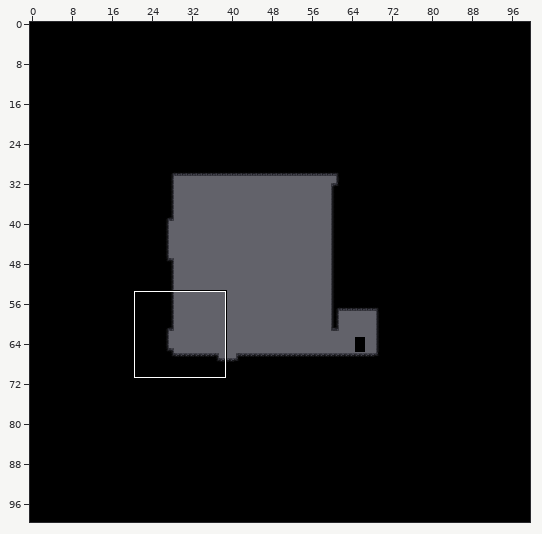
A Tiled map gets an edit: assets/tiledmaps/hub.tmx. Above: a wide view before the commit, with the close-up outlined.
Close-up. First the earlier version:
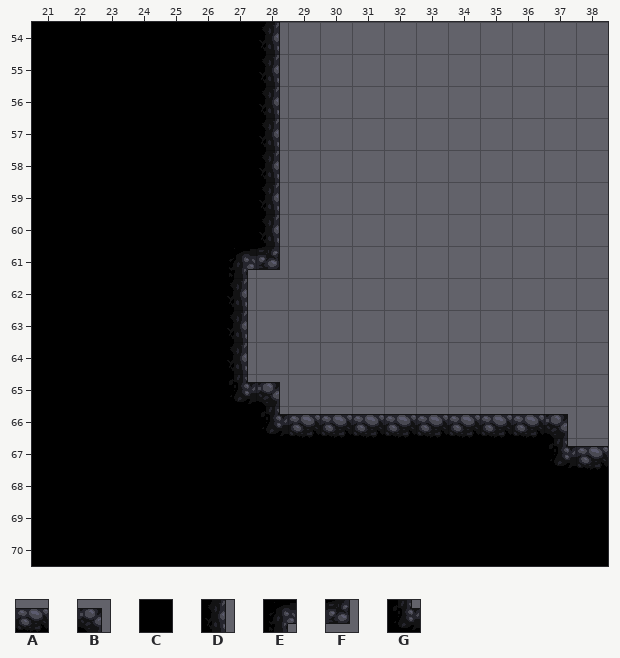
Cells are 32x32 px. Shown: x 21..38, y 54..70. The commit also changed other parts of the map, which this record leaves out.
Key: from "cave-tiles": A 1, B 2, C 17, D 18, E 19, F 34, G 35.
_ is an empty cell.
Layer "Terrain" before, first column x 21:
54 CCCCCCCD__________
55 CCCCCCCD__________
56 CCCCCCCD__________
57 CCCCCCCD__________
58 CCCCCCCD__________
59 CCCCCCCD__________
60 CCCCCCCD__________
61 CCCCCCEF__________
62 CCCCCCD___________
63 CCCCCCD___________
64 CCCCCCD___________
65 CCCCCCGB__________
66 CCCCCCCGAAAAAAAAB_
67 CCCCCCCCCCCCCCCCGA
68 CCCCCCCCCCCCCCCCCC
69 CCCCCCCCCCCCCCCCCC
70 CCCCCCCCCCCCCCCCCC
The same view after the edit:
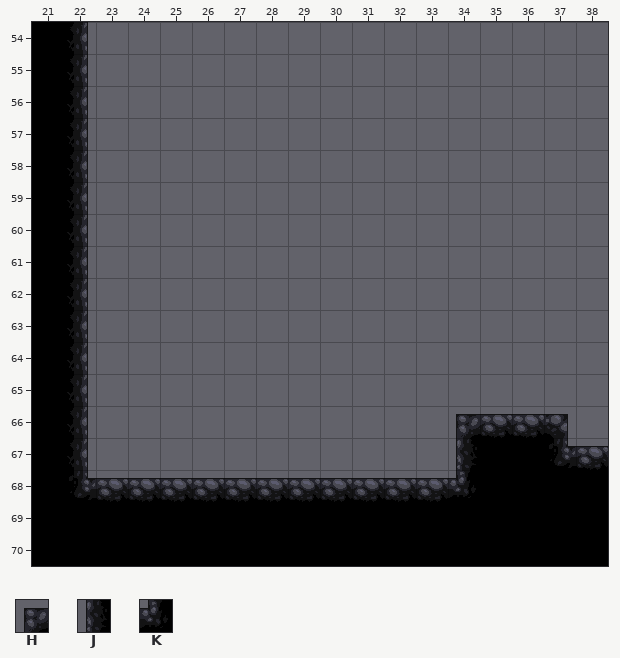
Further tiles: from "cave-tiles": H 0, J 16, K 36.
Diff:
{"where": "layer \"Terrain\""}
{"y":54,"x":22,"old":"CCCCCCD","new":"D______"}
{"y":55,"x":22,"old":"CCCCCCD","new":"D______"}
{"y":56,"x":22,"old":"CCCCCCD","new":"D______"}
{"y":57,"x":22,"old":"CCCCCCD","new":"D______"}
{"y":58,"x":22,"old":"CCCCCCD","new":"D______"}
{"y":59,"x":22,"old":"CCCCCCD","new":"D______"}
{"y":60,"x":22,"old":"CCCCCCD","new":"D______"}
{"y":61,"x":22,"old":"CCCCCEF","new":"D______"}
{"y":62,"x":22,"old":"CCCCCD","new":"D_____"}
{"y":63,"x":22,"old":"CCCCCD","new":"D_____"}
{"y":64,"x":22,"old":"CCCCCD","new":"D_____"}
{"y":65,"x":22,"old":"CCCCCGB","new":"D______"}
{"y":66,"x":22,"old":"CCCCCCGAAAAAA","new":"D___________H"}
{"y":67,"x":22,"old":"CCCCCCCCCCCCC","new":"D___________J"}
{"y":68,"x":22,"old":"CCCCCCCCCCCCC","new":"GAAAAAAAAAAAK"}
{"label":"changed","picture_box":[67,22,480,502]}
